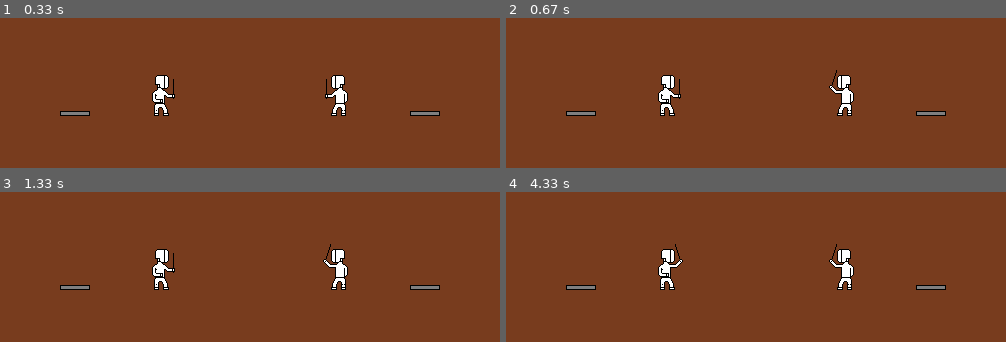
Above: before the commit, frames 1-4 (two rows, left to right).
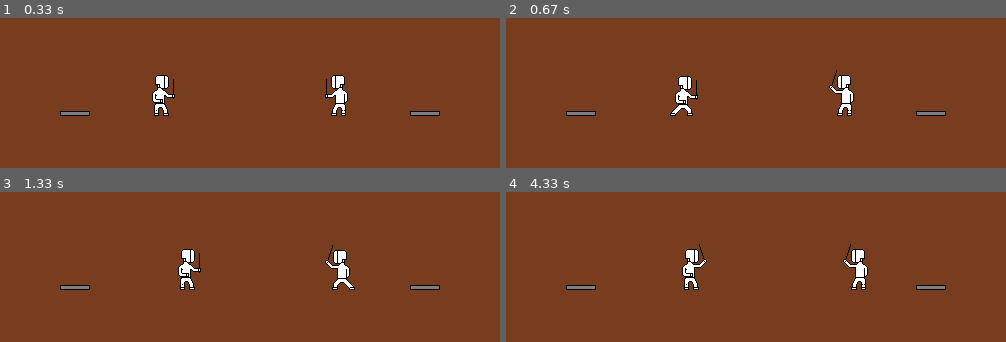
Above: after the commit, the same moments.

Repository: WatCrr/PyGameProject
Game: pygame game, started from game.py
The game is run twice, just before and just after one commit, with the same random seed, the same clock (stepped at 60 frames per second) and the same inputs.
Inputs:
- Up to frame 1 (0.33 s): no input
- Up to frame 2 (0.67 s): hold O from 0.33 s (still down); hold D from 0.33 s (still down)
- Up to frame 3 (1.33 s): release O at 0.8 s; release D at 0.8 s; hold D 0.83-1.3 s; tap , at 0.98 s
- Up to frame 4 (4.33 s): hold W 1.33-1.63 s; hold D 1.67-2.13 s; tap K at 1.82, 3.22 s; hold A 2.17-2.7 s; tap , at 2.32, 3.65 s; hold S 2.73-3.03 s; hold A 3.07-3.47 s; hold W 3.5-3.87 s; hold D from 3.9 s (still down)

Frame 1 is identical in both runs. In frame 2, 1.4% of the frame differs, in the area x 30-39%, y 38-66%; in frame 3, 2.1%; in frame 4, 2.8%, in the area x 30-73%, y 34-66%.

Commit message:
they can move now!(self.walkig & co.)

Diff:
--- a/game.py
+++ b/game.py
@@ -21,7 +21,9 @@
     # класс коробки, ограничивающей перемещение игроков
     def __init__(self, group, side="left"):
         super().__init__(group)
+        # загрузка картинки коробки
         self.image = load_image("barrier_box.png", colorkey=-1)
+        # установка координат
         self.rect = self.image.get_rect()
         self.rect.y = 50
         if side == "left":
@@ -33,7 +35,6 @@
 class Fencer(pygame.sprite.Sprite):
     # класс игрока
     def __init__(self, group, side="left"):
-        # базовая инициализация
         super().__init__(group)
         # выбор того, какой из двух игроков это будет
         self.side = side
@@ -64,18 +65,40 @@
                     self.stance -= 1
             if (key == pygame.K_LALT) or (key == pygame.K_RALT):
                 self.attacking = 24
+            if (key == pygame.K_d) or (key == pygame.K_SEMICOLON):
+                self.walking = 12
+            if (key == pygame.K_a) or (key == pygame.K_k):
+                self.walking = -12
 
 
     def next_state(self):
         # обноление состояния
         if self.attacking == 0:
-            if self.stance == 1:
-                self.image = load_image(self.side + "_down_stance.png", colorkey=-1)
-            if self.stance == 2:
-                self.image = load_image(self.side + "_mid_stance.png", colorkey=-1)
-            if self.stance == 3:
-                self.image = load_image(self.side + "_up_stance.png", colorkey=-1)
+            if self.walking == 0:
+                if self.stance == 1:
+                    self.image = load_image(self.side + "_down_stance.png", colorkey=-1)
+                if self.stance == 2:
+                    self.image = load_image(self.side + "_mid_stance.png", colorkey=-1)
+                if self.stance == 3:
+                    self.image = load_image(self.side + "_up_stance.png", colorkey=-1)
+            else:
+                if self.stance == 1:
+                    self.image = load_image(self.side + "_down_walk.png", colorkey=-1).\
+                        subsurface(pygame.Rect(50 * (abs(self.walking) // (-4) + 3), 0, 50, 50))
+                if self.stance == 2:
+                    self.image = load_image(self.side + "_mid_walk.png", colorkey=-1).\
+                        subsurface(pygame.Rect(50 * (abs(self.walking) // (-4) + 3), 0, 50, 50))
+                if self.stance == 3:
+                    self.image = load_image(self.side + "_up_walk.png", colorkey=-1).\
+                        subsurface(pygame.Rect(50 * (abs(self.walking) // (-4) + 3), 0, 50, 50))
+                if self.walking > 0:
+                    self.walking -= 1
+                    self.rect.x += 1
+                else:
+                    self.walking += 1
+                    self.rect.x -= 1
         else:
+            sef.walking = 0
             if self.stance == 1:
                 self.image = load_image(self.side + "_down_attack.png", colorkey=-1).\
                     subsurface(pygame.Rect(50 - self.attacking // 19 * 50, 0, 50, 50))
@@ -85,7 +108,7 @@
             if self.stance == 3:
                 self.image = load_image(self.side + "_up_attack.png", colorkey=-1).\
                     subsurface(pygame.Rect(50 - self.attacking // 19 * 50, 0, 50, 50))
-            self. attacking -= 1
+            self.attacking -= 1
 
 
 pygame.init()
@@ -111,9 +134,13 @@
         if event.type == pygame.QUIT:
             running = False
         if event.type == pygame.KEYDOWN:
-            if (event.key == pygame.K_o) or (event.key == pygame.K_l) or (event.key == pygame.K_RALT):
+            if ((event.key == pygame.K_o) or (event.key == pygame.K_l) or
+                (event.key == pygame.K_RALT) or
+                (event.key == pygame.K_k) or (event.key == pygame.K_SEMICOLON)):
                 right_fencer.react(event.key)
-            if (event.key == pygame.K_w) or (event.key == pygame.K_s) or (event.key == pygame.K_LALT):
+            if ((event.key == pygame.K_w) or (event.key == pygame.K_s) or
+                (event.key == pygame.K_LALT) or
+                (event.key == pygame.K_a) or (event.key == pygame.K_d)):
                 left_fencer.react(event.key)
     right_fencer.next_state()
     left_fencer.next_state()
@@ -124,3 +151,4 @@
     clock.tick(fps)
 # закрыаем окно
 pygame.quit()
+# пельмешки
Binary file changed: data/left_down_walk.png
Binary file changed: data/left_mid_walk.png
Binary file changed: data/left_up_walk.png
Binary file changed: data/right_down_walk.png
Binary file changed: data/right_mid_walk.png
Binary file changed: data/right_up_walk.png
